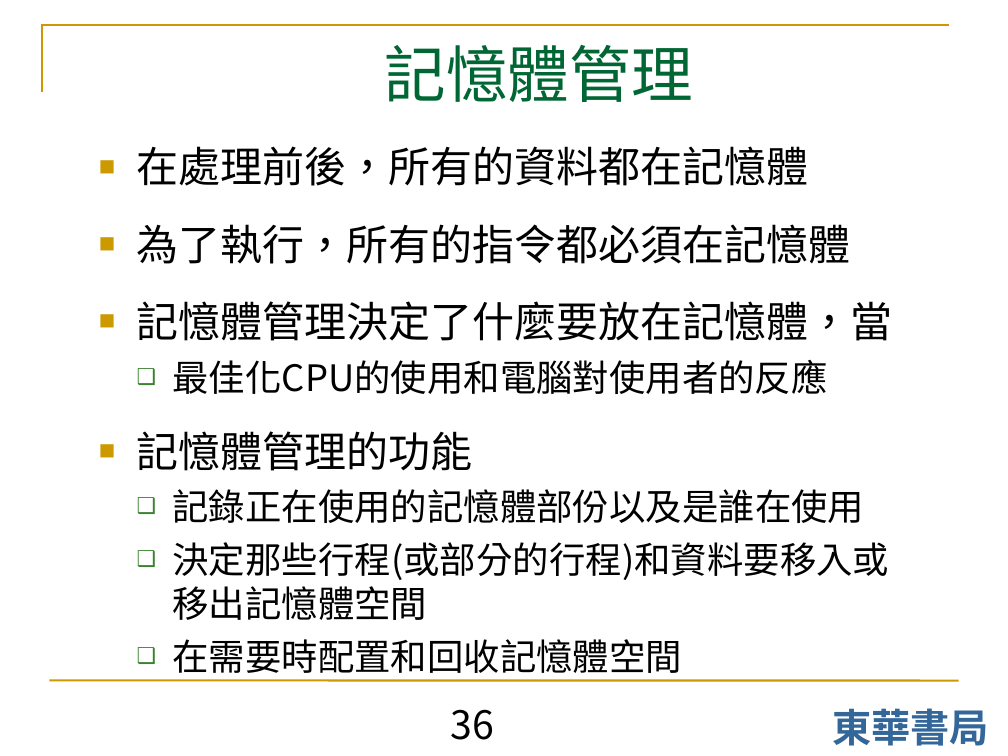
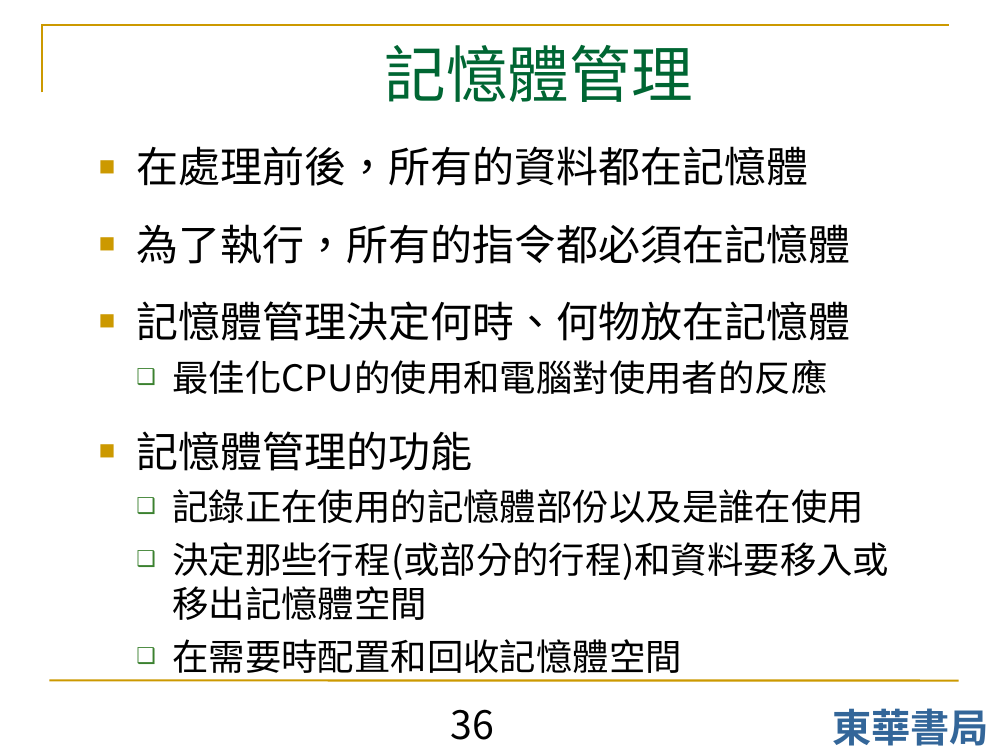
Before and after one commit to shouzo/Operating-System_pages, a slide deck: slide 36 of class-tutorial/chapter_1.ppt. Drawn at 1008x756 pixels with LibreOffice and Linux fonts; fonts in the diff are those of the drawing. Boxes give left, top, right and bottom in pixels: in the first picture for what was removed or moved away, otherwise in the second. Text is boxed around its words. In the diff, an @@ line names an element or a change of style, - is before the commit and + after.

```diff
--- a/class-tutorial/chapter_1.ppt
+++ b/class-tutorial/chapter_1.ppt
@@ text at (136,301,850,341): text changed @@
-■ 記憶體管理決定了什麼要放在記憶體，當
+■ 記憶體管理決定何時、何物放在記憶體
```
Also in this commit, not shown: 12 other slides changed.
